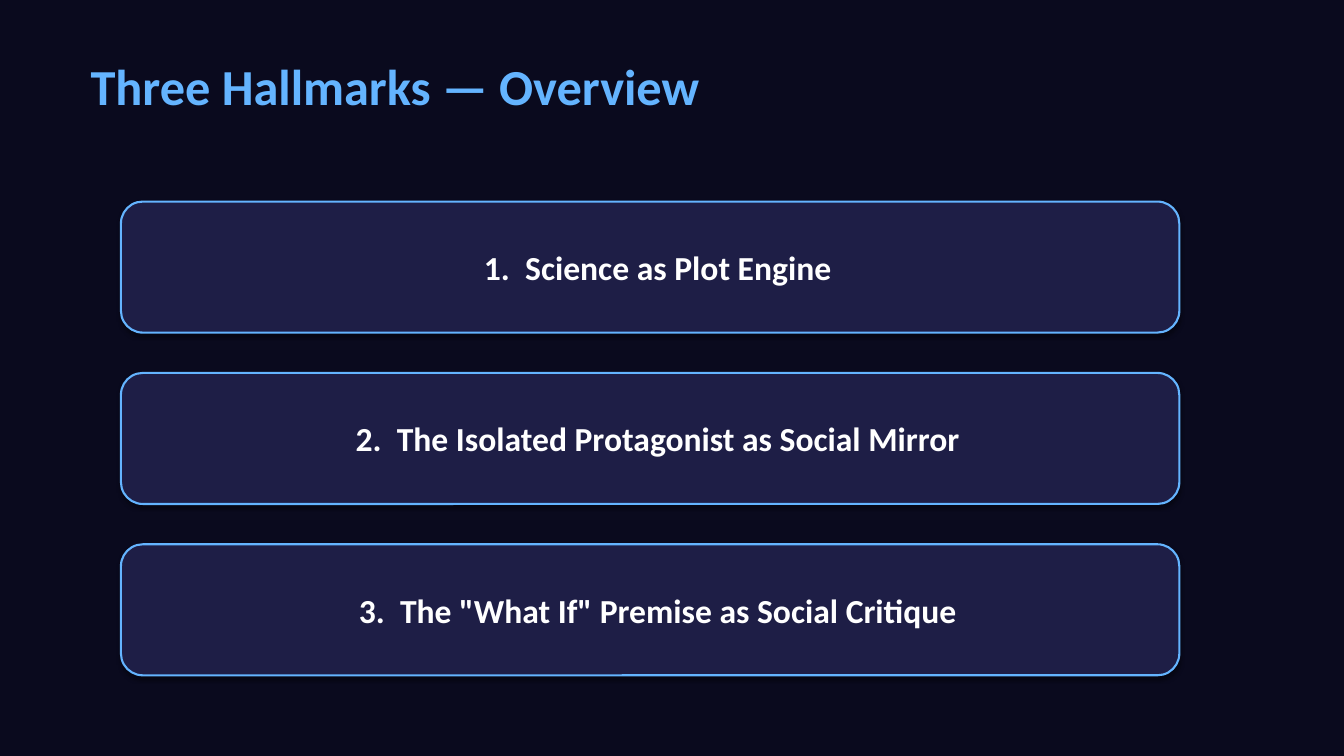
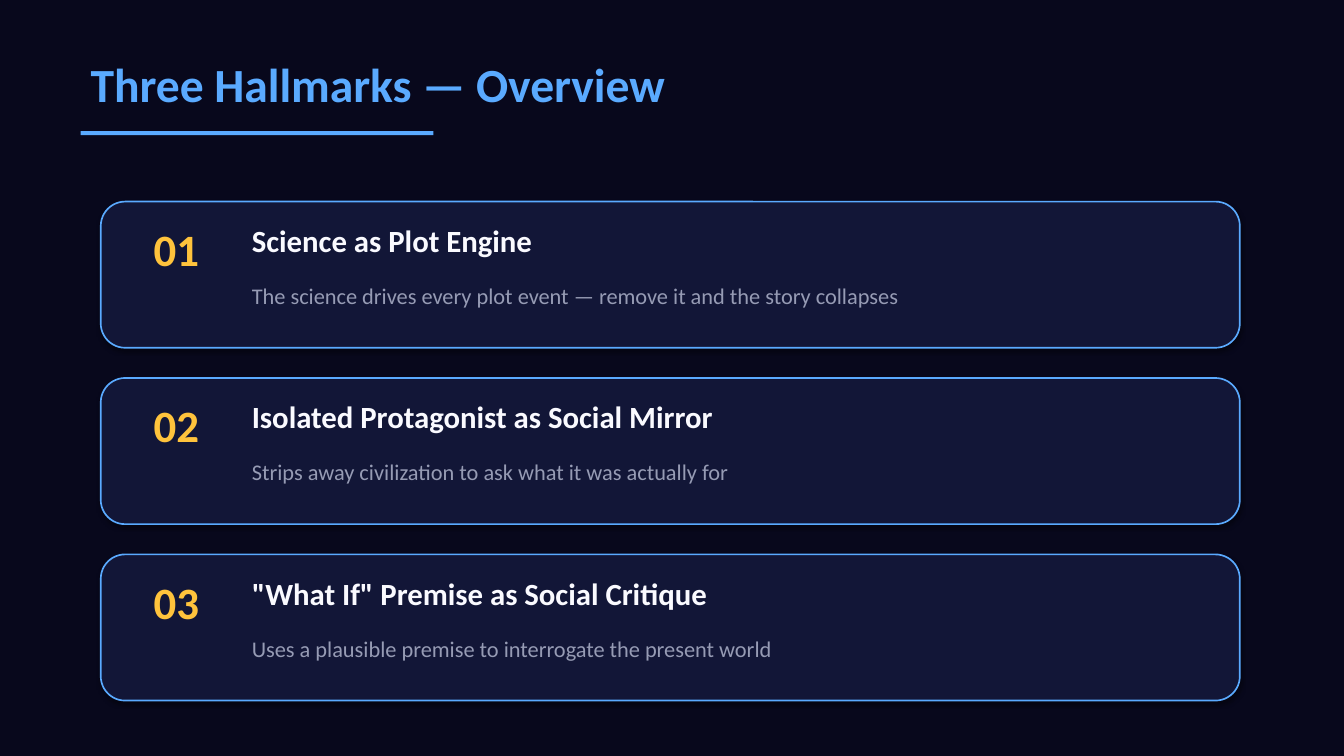
Before and after one commit to bunip91274/Password-Generator, a slide deck: slide 4 of Interstellar_Hard_SciFi_Presentation.pptx. Drawn at 1344x756 pixels with LibreOffice and Linux fonts; fonts in the diff are those of the drawing. Boxes give left, top, right and bottom in pixels: in the first picture for what was removed or moved away, otherwise in the second. Text is boxed around its words. In the diff, an @@ line names an element or a change of style, - is before the commit and + after.

```diff
--- a/Interstellar_Hard_SciFi_Presentation.pptx
+++ b/Interstellar_Hard_SciFi_Presentation.pptx
@@ background #0A0A1E to #08081C @@
@@ text "Three Hallmarks — Overview" at [91, 68, 665, 103]: size 36 to 34 pt, text colour #64B4FF to #5AAAFF @@
@@ rectangle added at [81, 131, 434, 135], fill #5AAAFF @@
@@ rounded rectangle added at [101, 202, 1240, 348], fill #121637, outline #5AAAFF 1.2 pt @@
@@ text added at [154, 236, 199, 267], 32 pt, text #FFC33C, bold @@
+01
@@ text "Science as Plot Engine": place and size @@
-text "Science as Plot Engine" at [121, 202, 1180, 333]
+text "Science as Plot Engine" at [252, 230, 532, 258]
@@ text at [252, 230, 532, 258]: text changed; size 24 to 22 pt; text colour #FFFFFF to #FAFAFF @@
-1. Science as Plot Engine
+Science as Plot Engine
@@ text added at [252, 288, 898, 308], 16 pt, text #969BB4 @@
+The science drives every plot event — remove it and the story collapses
@@ rounded rectangle added at [101, 378, 1240, 524], fill #121637, outline #5AAAFF 1.2 pt @@
@@ text added at [154, 412, 199, 443], 32 pt, text #FFC33C, bold @@
+02
@@ vertical alignment middle to top; fill #1E1E46 to none; outline #64B4FF 1.5 pt to none; shadow off in 3 elements at [252, 230, 532, 258], [252, 583, 707, 610], [252, 406, 712, 434] @@
@@ text "Isolated Protagonist as Social Mirror": place and size @@
-text "Isolated Protagonist as Social Mirror" at [121, 373, 1180, 504]
+text "Isolated Protagonist as Social Mirror" at [252, 406, 712, 434]
@@ text at [252, 406, 712, 434]: text changed; size 24 to 22 pt; text colour #FFFFFF to #FAFAFF @@
-2. The Isolated Protagonist as Social Mirror
+Isolated Protagonist as Social Mirror
@@ text added at [252, 464, 728, 484], 16 pt, text #969BB4 @@
+Strips away civilization to ask what it was actually for
@@ rounded rectangle added at [101, 555, 1240, 701], fill #121637, outline #5AAAFF 1.2 pt @@
@@ text added at [154, 589, 199, 620], 32 pt, text #FFC33C, bold @@
+03
@@ text ""What If" Premise as Social ...": place and size @@
-text ""What If" Premise as Social ..." at [121, 544, 1180, 676]
+text ""What If" Premise as Social ..." at [252, 583, 707, 610]
@@ text at [252, 583, 707, 610]: text changed; size 24 to 22 pt; text colour #FFFFFF to #FAFAFF @@
-3. The "What If" Premise as Social Critique
+"What If" Premise as Social Critique
@@ text added at [252, 641, 771, 661], 16 pt, text #969BB4 @@
+Uses a plausible premise to interrogate the present world
```
Also in this commit, not shown: 11 other slides changed, 1 other file.
